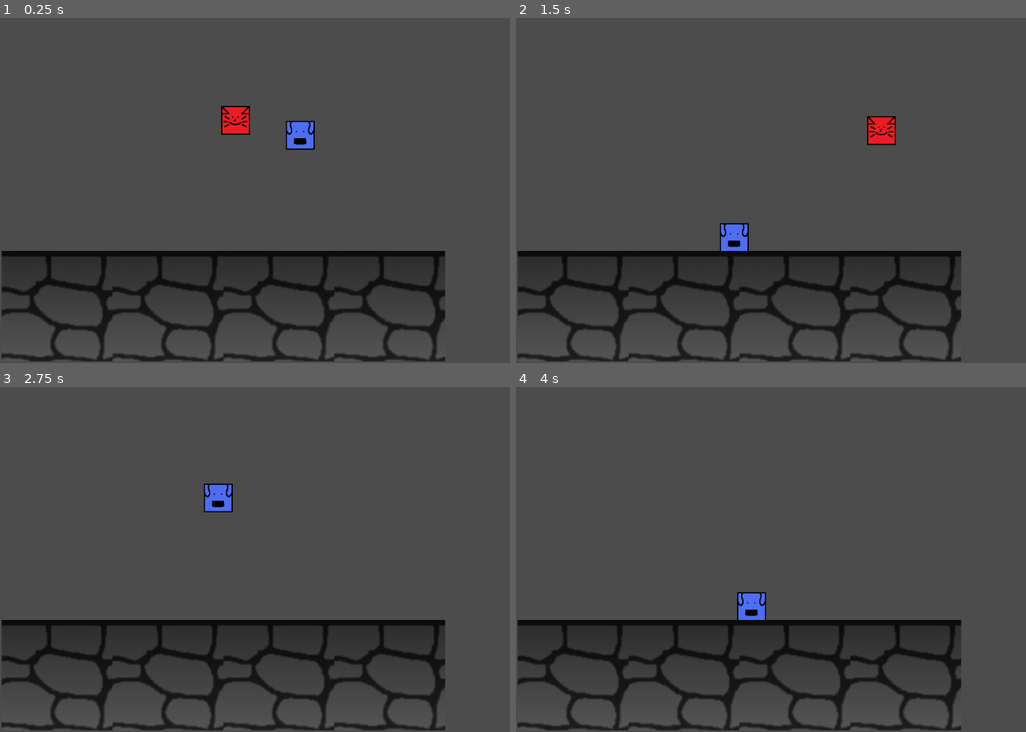
Above: before the commit, frames 1-4 (two rows, left to right).
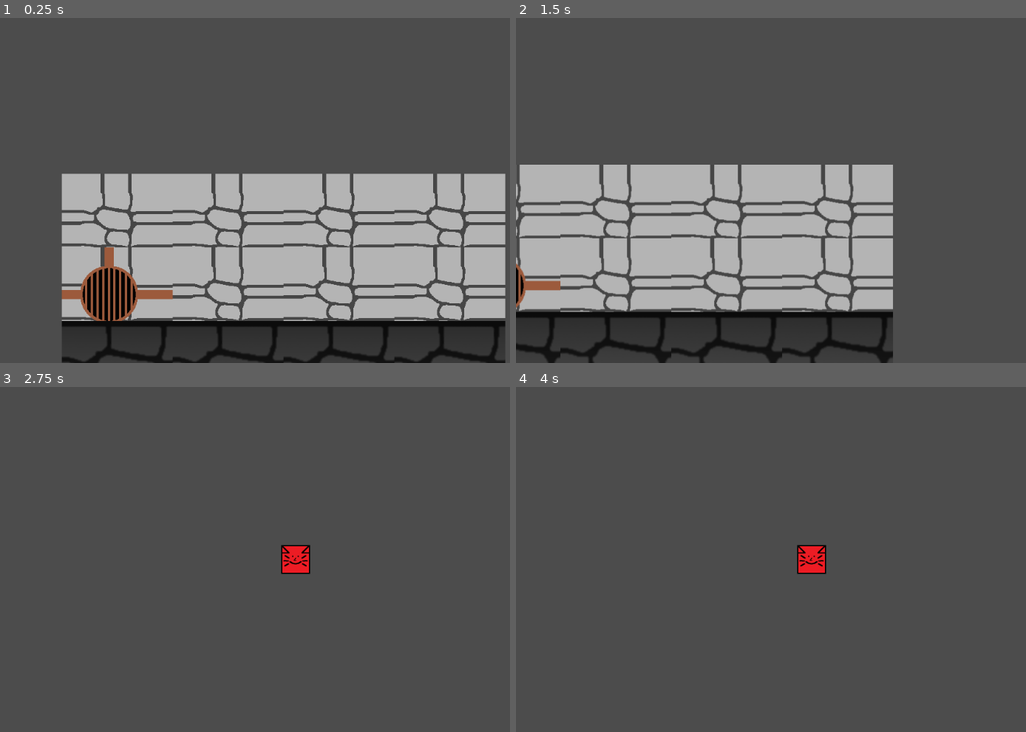
Above: after the commit, the same moments.

Repository: Pyro569/Stranded-in-the-Sewers
Game: Godot game, scene res://Game.tscn
The game is run twice, just before and just after one commit, with the same random seed, the same clock (stepped at 60 frames per second) and the same inputs.
Inputs:
- Up to frame 1 (0.25 s): no input
- Up to frame 2 (1.5 s): hold Left (move_left2) 0.53-1.28 s; hold D (move_right) from 0.53 s (still down); tap W (move_up) at 0.77 s; tap Right (move_right2) at 1.35 s
- Up to frame 3 (2.75 s): tap W (move_up) at 1.52 s; release D (move_right) at 2.03 s; hold A (move_left) from 2.03 s (still down); hold Up (move_up2) from 2.03 s (still down)
- Up to frame 4 (4 s): release A (move_left) at 2.78 s; release Up (move_up2) at 2.78 s; hold D (move_right) from 2.78 s (still down); tap Left (move_left2) at 2.85 s; tap W (move_up) at 3.02, 3.77 s; tap Enter at 3.5 s; hold Right (move_right2) from 3.53 s (still down)

The runs differ from the first frame. In frame 1, 43% of the frame differs, in the area x 0-100%, y 25-100%; in frame 2, 35%; in frame 3, 13%; in frame 4, 13%.

Commit message:
"PUSH" Said Bjoern

Diff:
--- a/Game.tscn
+++ b/Game.tscn
@@ -1,11 +1,13 @@
-[gd_scene load_steps=13 format=2]
+[gd_scene load_steps=15 format=2]
 
-[ext_resource path="res://Assets/Images/Unused/Cat.png" type="Texture" id=1]
+[ext_resource path="res://Assets/Images/Level/Cat.png" type="Texture" id=1]
 [ext_resource path="res://Assets/Scripts/Player.gd" type="Script" id=2]
-[ext_resource path="res://Assets/Images/Unused/Ground.png" type="Texture" id=3]
-[ext_resource path="res://Assets/Images/Unused/Dog.png" type="Texture" id=4]
-[ext_resource path="res://Assets/Images/Unused/Drain.png" type="Texture" id=5]
+[ext_resource path="res://Assets/Images/Level/Ground.png" type="Texture" id=3]
+[ext_resource path="res://Assets/Images/Level/Dog.png" type="Texture" id=4]
+[ext_resource path="res://Assets/Images/Level/Drain.png" type="Texture" id=5]
 [ext_resource path="res://Assets/Scripts/Player2.gd" type="Script" id=6]
+[ext_resource path="res://Assets/Images/Level/Background.png" type="Texture" id=7]
+[ext_resource path="res://Assets/Images/Unused/ohio.png" type="Texture" id=8]
 
 [sub_resource type="SpriteFrames" id=1]
 animations = [ {
@@ -21,7 +23,7 @@
 } ]
 
 [sub_resource type="RectangleShape2D" id=2]
-extents = Vector2( 25, 23 )
+extents = Vector2( 25, 25 )
 
 [sub_resource type="ConvexPolygonShape2D" id=5]
 points = PoolVector2Array( 192, 192, 0, 192, 0, 0, 192, 0 )
@@ -76,7 +78,7 @@
 2/texture = ExtResource( 5 )
 2/tex_offset = Vector2( 0, 0 )
 2/modulate = Color( 1, 1, 1, 1 )
-2/region = Rect2( 0, 0, 96, 96 )
+2/region = Rect2( -32, -32, 192, 160 )
 2/tile_mode = 0
 2/occluder_offset = Vector2( 0, 0 )
 2/navigation_offset = Vector2( 0, 0 )
@@ -86,9 +88,23 @@
 2/shape_one_way_margin = 0.0
 2/shapes = [  ]
 2/z_index = 0
+3/name = "Background.png 3"
+3/texture = ExtResource( 7 )
+3/tex_offset = Vector2( 0, 0 )
+3/modulate = Color( 1, 1, 1, 1 )
+3/region = Rect2( -32, -32, 192, 160 )
+3/tile_mode = 0
+3/occluder_offset = Vector2( 0, 0 )
+3/navigation_offset = Vector2( 0, 0 )
+3/shape_offset = Vector2( 0, 0 )
+3/shape_transform = Transform2D( 1, 0, 0, 1, 0, 0 )
+3/shape_one_way = false
+3/shape_one_way_margin = 0.0
+3/shapes = [  ]
+3/z_index = 0
 
 [sub_resource type="RectangleShape2D" id=7]
-extents = Vector2( 383.5, 96 )
+extents = Vector2( 384, 96 )
 
 [node name="Game" type="Node"]
 
@@ -110,6 +126,7 @@
 
 [node name="Camera2D" type="Camera2D" parent="Player1/Player1"]
 position = Vector2( 120, 108 )
+current = true
 
 [node name="Player2" type="Node2D" parent="."]
 position = Vector2( 112, 26 )
@@ -135,12 +152,16 @@
 position = Vector2( 438, 173 )
 tile_set = SubResource( 4 )
 format = 1
-tile_data = PoolIntArray( 131066, 0, 0, 131069, 0, 0, 65536, 0, 0, 65539, 0, 0 )
+tile_data = PoolIntArray( -131078, 3, 0, -131075, 3, 0, -196608, 3, 0, -196605, 3, 0, -6, 2, 0, -3, 3, 0, -65536, 3, 0, -65533, 3, 0, 131066, 0, 0, 131069, 0, 0, 65536, 0, 0, 65539, 0, 0 )
 
 [node name="Area2D" type="Area2D" parent="Node2D/TileMap"]
 monitoring = false
 monitorable = false
 
 [node name="CollisionShape2D" type="CollisionShape2D" parent="Node2D/TileMap/Area2D"]
-position = Vector2( -0.5, 160 )
+position = Vector2( 0, 160 )
 shape = SubResource( 7 )
+
+[node name="Ohio" type="Sprite" parent="."]
+position = Vector2( -2752, 819 )
+texture = ExtResource( 8 )
Renamed: Assets/Images/Unused/Background.png -> Assets/Images/Level/Background.png
Not shown, changed: Assets/Images/Level/Background.png.import
Renamed: Assets/Images/Unused/Cat.png -> Assets/Images/Level/Cat.png
Not shown, changed: Assets/Images/Level/Cat.png.import
Renamed: Assets/Images/Unused/Dog.png -> Assets/Images/Level/Dog.png
Not shown, changed: Assets/Images/Level/Dog.png.import
Renamed: Assets/Images/Unused/Drain.png -> Assets/Images/Level/Drain.png
Not shown, changed: Assets/Images/Level/Drain.png.import
Renamed: Assets/Images/Unused/Ground.png -> Assets/Images/Level/Ground.png
Not shown, changed: Assets/Images/Level/Ground.png.import
